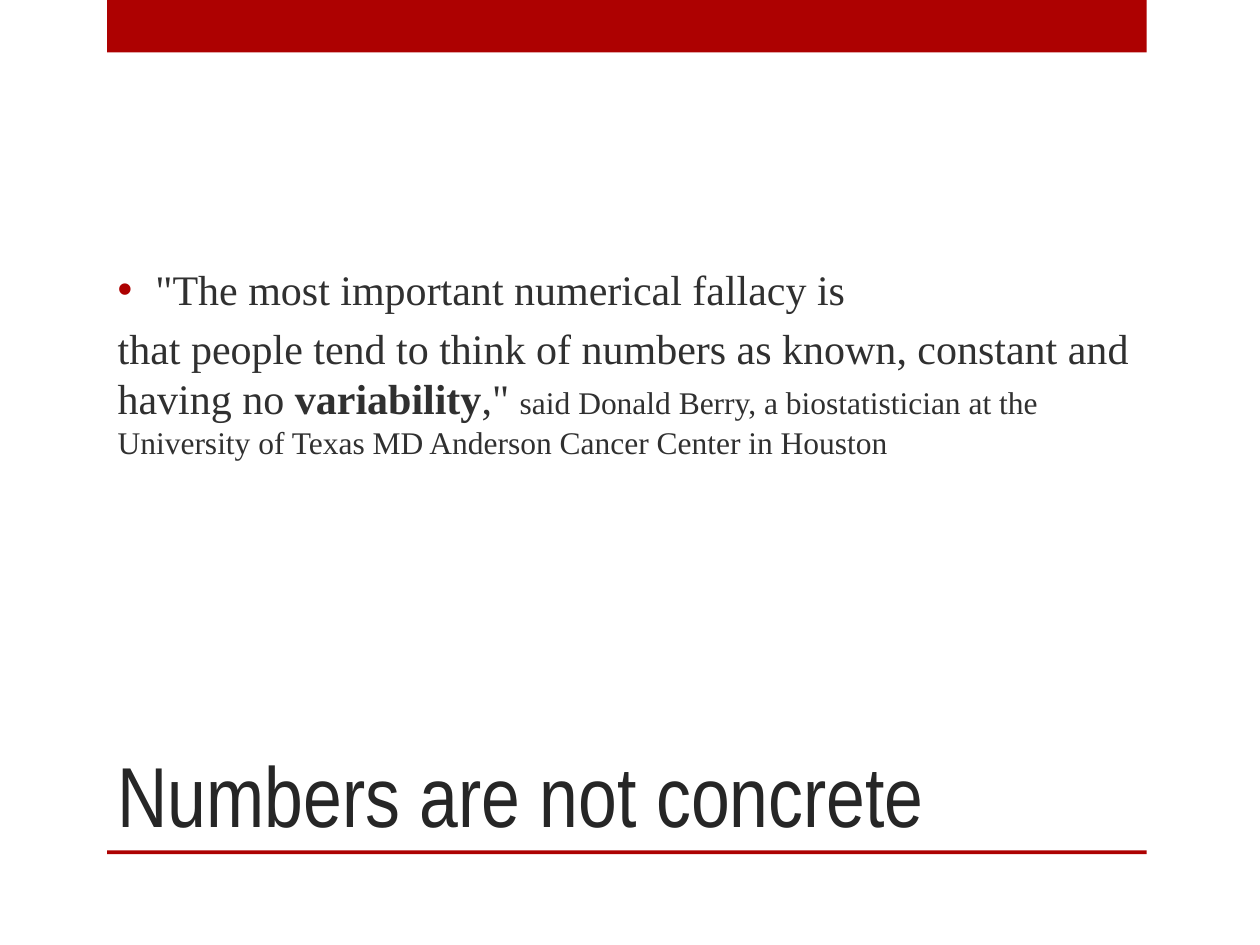
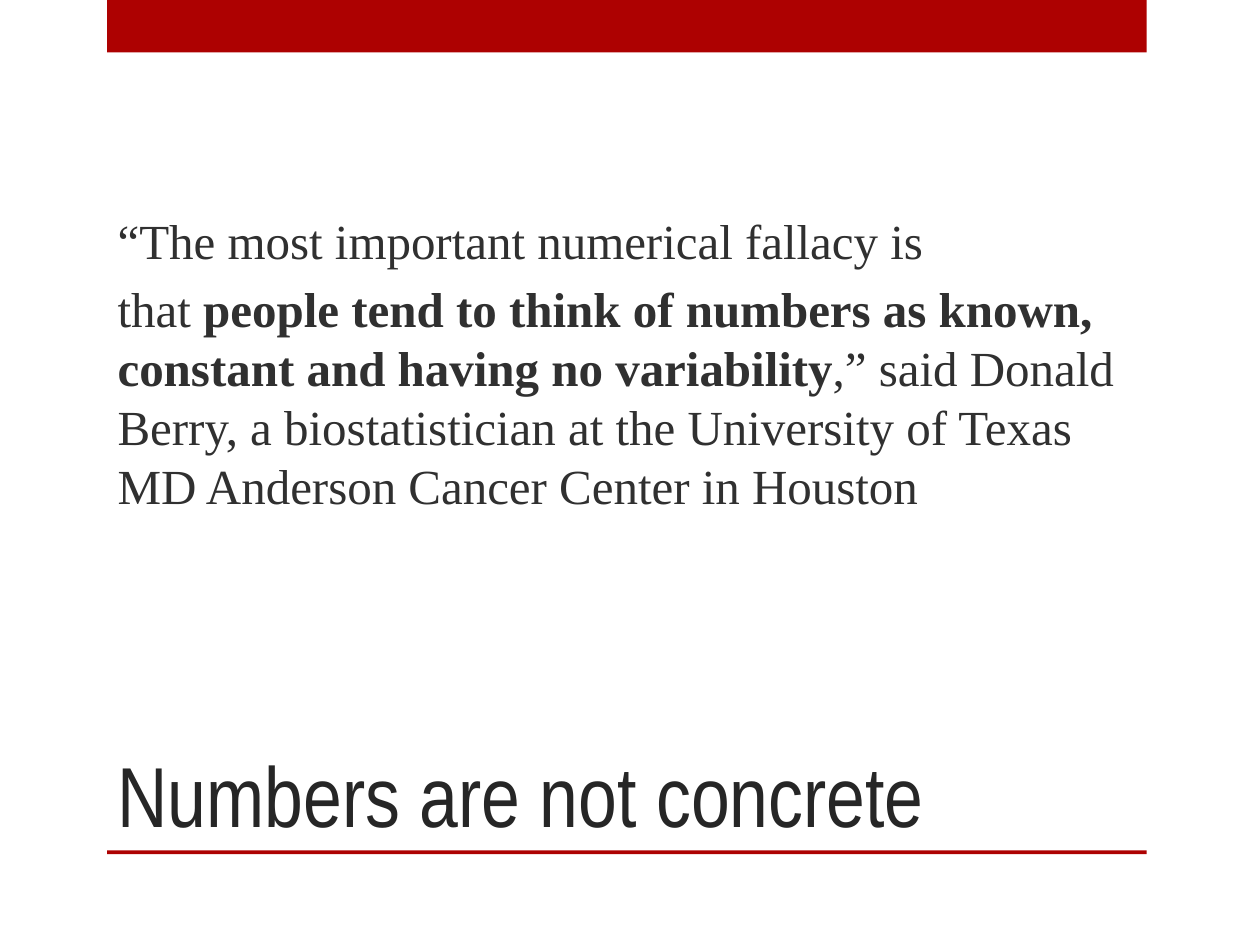
Before and after one commit to mjwebster/DataJ, a slide deck: slide 38 of Other/NumeracyStrib2015.pptx (slide 33 before the commit). Drawn at 1260x945 pixels with LibreOffice and Linux fonts; fonts in the diff are those of the drawing; background and template pictures are left out. Boxes give left, top, right and bottom in pixels: in the first picture for what was removed or moved away, otherwise in the second. Text is boxed around its words. In the diff, an @@ line names an element or a change of style, - is before the commit and + after.

```diff
--- a/Other/NumeracyStrib2015.pptx
+++ b/Other/NumeracyStrib2015.pptx
@@ text at <box>118,224,1114,505</box>: text changed; size 24 to 28 pt @@
-• "The most important numerical fallacy is
-that people tend to think of numbers as known, constant and having no variability," said Donald Berry, a biostatistician at the University of Texas MD Anderson Cancer Center in Houston
+“The most important numerical fallacy is
+that people tend to think of numbers as known, constant and having no variability,” said Donald Berry, a biostatistician at the University of Texas MD Anderson Cancer Center in Houston
```
Also in this commit, not shown: 37 other slides changed, 14 slides added, 8 slides removed, 6 other files.
